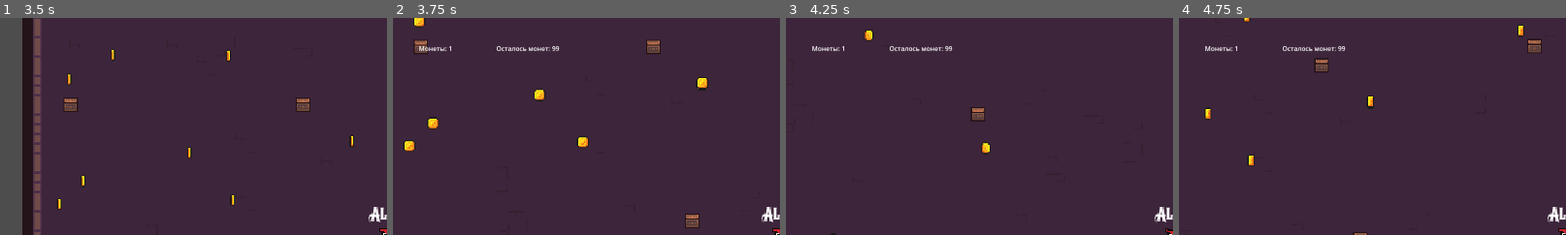
Above: before the commit, frames 1-4 (left to right).
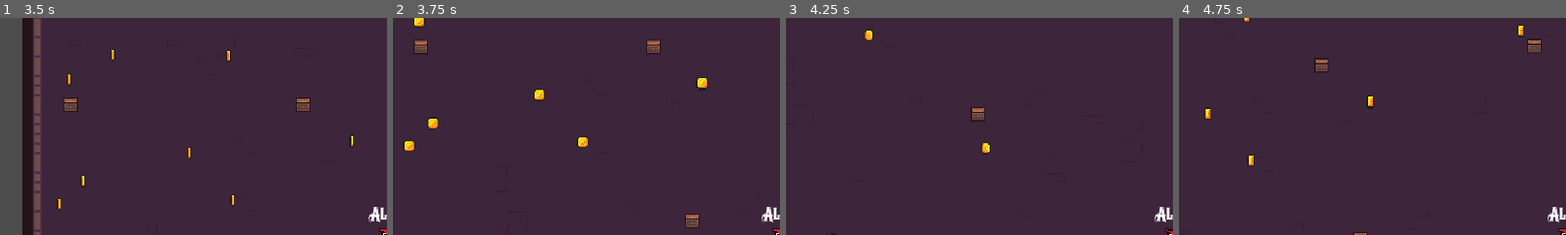
Above: after the commit, the same moments.

Repository: alnikyur/net_sandbox
Game: Godot game, scene res://scenes/ui/main_ui.tscn
Two runs of this game, one before a commit and one after it. Both use one fixed random seed, a clock stepped at 60 frames per second and the inputs below. Sound files missing from this copy of the repository are replaced by a short silence.
Inputs (mouse positions are % of the whole screen's width and height, from its top left):
- Up to frame 1 (3.5 s): click (50, 47) at 0.52 s; type "12" at 0.6 s; click (50, 50) at 0.75 s; type "Alex" at 0.83 s; click "Start server" at 1.25 s; hold Right (ui_right) 2.03-2.78 s; hold A (A) 2.03-2.78 s; tap Enter at 2.75 s; hold Down (ui_down) from 2.78 s (still down); tap D (D) at 2.85 s
- Up to frame 2 (3.75 s): release Down (ui_down) at 3.53 s; hold Right (ui_right) from 3.53 s (still down); hold S (S) from 3.53 s (still down)
- Up to frame 3 (4.25 s): keep holding Right (ui_right); keep holding S (S)
- Up to frame 4 (4.75 s): release Right (ui_right) at 4.28 s; release S (S) at 4.28 s; hold Up (ui_up) from 4.28 s (still down); tap W (W) at 4.35 s
The pictures show only the part of the screen within x 0-50%, y 0-50%; the shares and areas given below are measured in that part.

Frame 1 is identical in both runs. In frame 2, 0.3% of the frame differs, in the area x 6-44%, y 12-16%; in frame 3, 0.3%; in frame 4, 0.3%.

Commit message:
Update coins

Diff:
--- a/scenes/items/coin.gd
+++ b/scenes/items/coin.gd
@@ -20,16 +20,14 @@
 
 func _on_body_entered(body):
 	if body.is_in_group("Player") and not collected:
-		collected = true # Устанавливаем флаг, чтобы предотвратить повторный сбор
-		emit_signal("coin_picked", 1) # Отправляем сигнал
+		collected = true
+		emit_signal("coin_picked", 1, get_path())  # Передаем путь монеты
 		coin_pickup_sound.play()
 
-		# Отключаем коллизию, чтобы игрок не мог снова взаимодействовать
 		set_deferred("monitoring", false)
 		set_deferred("monitorable", false)
 
 		animated_sprite_2d.visible = false
 
-		# Ожидаем завершения звука, но не даём повторно подбирать монету
 		await coin_pickup_sound.finished
 		queue_free()
--- a/scenes/lobby/lobby.gd
+++ b/scenes/lobby/lobby.gd
@@ -71,7 +71,9 @@
 			await get_tree().process_frame # Ждём следующий кадр
 			rpc_id(id, "register_player_name", existing_id, players[existing_id].player_name)
 
-
+		# Отправляем все монеты новому игроку
+		for coin in coins:
+			rpc_id(id, "spawn_coin", coin.position)
 
 func _on_player_disconnected(id):
 	print("Игрок отключился с ID: ", id)
@@ -152,28 +154,64 @@
 		audio_player.play(playback_position) # Запускаем с указанного момента
 		print("Музыка синхронизирована: Трек", track_index, "Время:", playback_position)
 
+var coins = []
 
 func scatter_coins():
+	if not multiplayer.is_server():
+		return  # Монеты создаются только на сервере
+
 	for i in range(num_coins):
-		# Создаём инстанс монетки
 		var coin = coin_scene.instantiate()
-
-		# Генерируем случайные координаты в пределах поля
 		var random_x = randf() * field_size.x
 		var random_y = randf() * field_size.y
 		coin.position = Vector2(random_x, random_y)
 
-		coin.connect("coin_picked", Callable(self, "_on_coin_picked"))
-
-		# Добавляем монетку в сцену
+		coin.connect("coin_picked", Callable(self, "_on_coin_picked").bind(coin))
+
 		add_child(coin)
-		print("Монетка добавлена на позицию:", coin.position)
-
-func _on_coin_picked(amount: int):
+		coins.append(coin)  # Сохраняем монету в списке
+		print("Монета добавлена на позицию:", coin.position)
+
+		# Сообщаем клиентам о новой монете
+		rpc("spawn_coin", coin.position)
+
+
+@rpc("authority", "reliable")
+func spawn_coin(position: Vector2):
+	if multiplayer.is_server():
+		return  # Сервер не создает монеты повторно
+
+	var coin = coin_scene.instantiate()
+	coin.position = position
+
+	coin.connect("coin_picked", Callable(self, "_on_coin_picked").bind(coin))
+	add_child(coin)
+	coins.append(coin)
+
+
+@rpc("any_peer", "reliable")
+func _on_coin_picked(amount: int, coin_node: NodePath):
+	if multiplayer.is_server():
+		# Рассылаем клиентам команду удалить монету
+		rpc("remove_coin", coin_node)
+
+		# Удаляем монету на сервере
+		var coin = get_node_or_null(coin_node)
+		if coin:
+			coins.erase(coin)
+			coin.queue_free()
+
 	coins_collected += amount
-	num_coins -= 1 # Уменьшаем количество оставшихся монет
+	num_coins -= 1
 	update_coin_labels()
-	print("Монета собрана! Всего монет:", coins_collected, "Осталось:", num_coins)
+
+@rpc("authority", "reliable")
+func remove_coin(coin_node: NodePath):
+	var coin = get_node_or_null(coin_node)
+	if coin:
+		coins.erase(coin)
+		coin.queue_free()
+
 
 func update_coin_labels():
 	coin_label.text = "Монеты: " + str(coins_collected)
